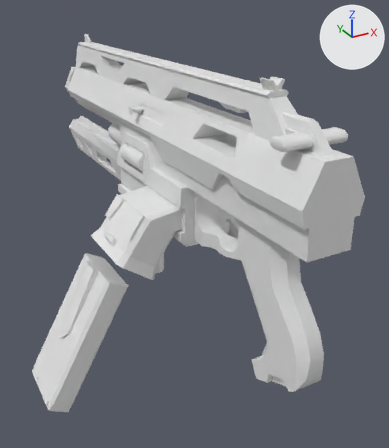
Renders of the FBX model Assets/Assets/Graphics/Meshes/SM_Weapon.fbx from each side of a commit.
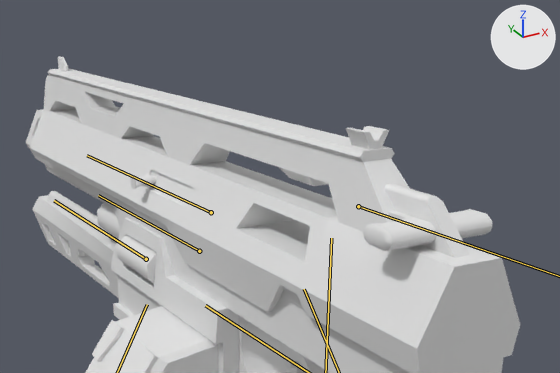
Each version is shown whole from a camera (50 mm lens) standing at (-0.278, -0.562, 0.23) and looking at (0.043, 0.022, -0.062), then close up on the part from 13% to 100% of the width and 0% to 51% of the height. Every picture has the same lights, and +X, +Y and +Z are marked at upper right. Both versions are drawn at frame 6 of the action 'Armature|Trigger_Hold'; the numbers are the values there. The bones that bend it are drawn over the model as lines in the close-ups.

In view in the first close-up: 'Barrel_Rotating_L', 'Charging Handle', 'Hammer', 'Weapon'.
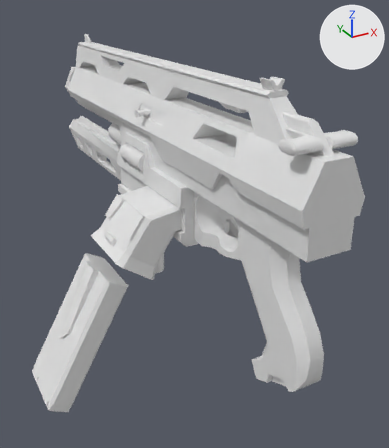
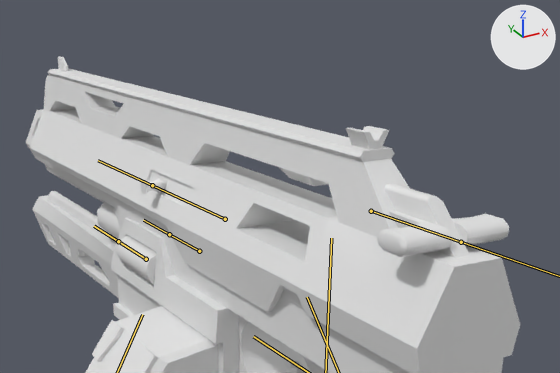
Where the change shows, as pixel boxes (x1, y1, x2, y2) in the close-ups (560 x 373 px):
'Charging Handle', posed (9% taller): before (363, 209, 492, 251); after (378, 211, 509, 257)
'Hammer', posed: before (130, 174, 157, 190); after (140, 178, 167, 195)
bone 'Hammer', root to tip: before (211, 212) to (87, 155); after (225, 219) to (152, 185)
bone 'Barrel_L', root to tip: before (146, 259) to (54, 200); after (146, 259) to (118, 241)
bone 'Barrel_R', root to tip: before (199, 251) to (98, 195); after (199, 251) to (169, 234)

What the commit changed:
Bone 'ChargingHandle' (bone_charginghandle) moves from (0.0, 0.0007, 0.0) to (0.0, 0.0117, 0.0).
Bone 'Hammer' (bone_hammer) moves from (0.0, 0.0, 0.0) to (0.0, -0.0183, 0.0).
Bone 'Barrel_L' (bone_barrel_l) turns from (0, 0, 0) to (0, -28, 0) degrees about its own x, y and z.
Bone 'Barrel_R' (bone_barrel_r) turns from (0, 0, 0) to (0, -28, 0) degrees about its own x, y and z.
